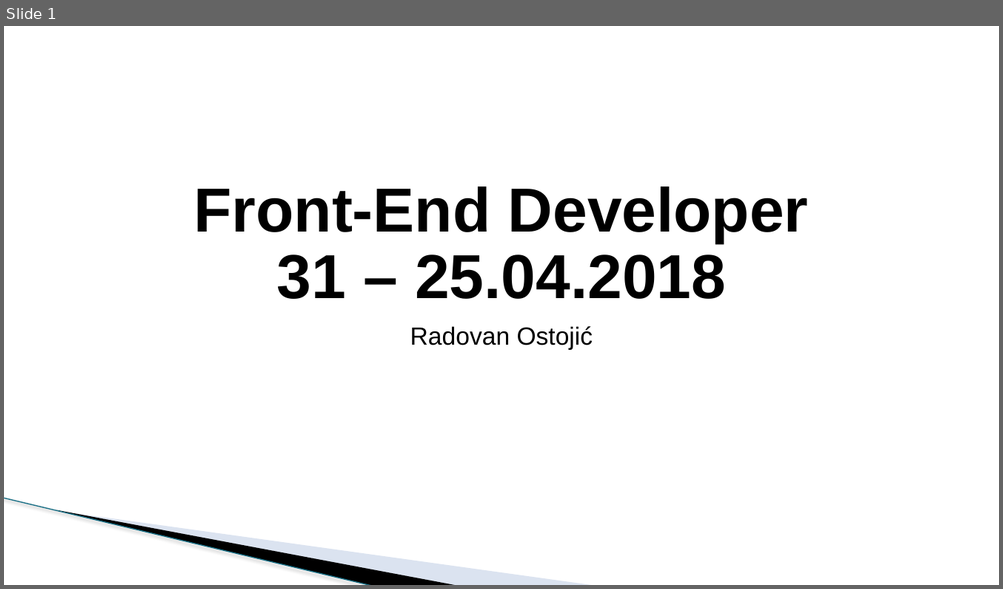
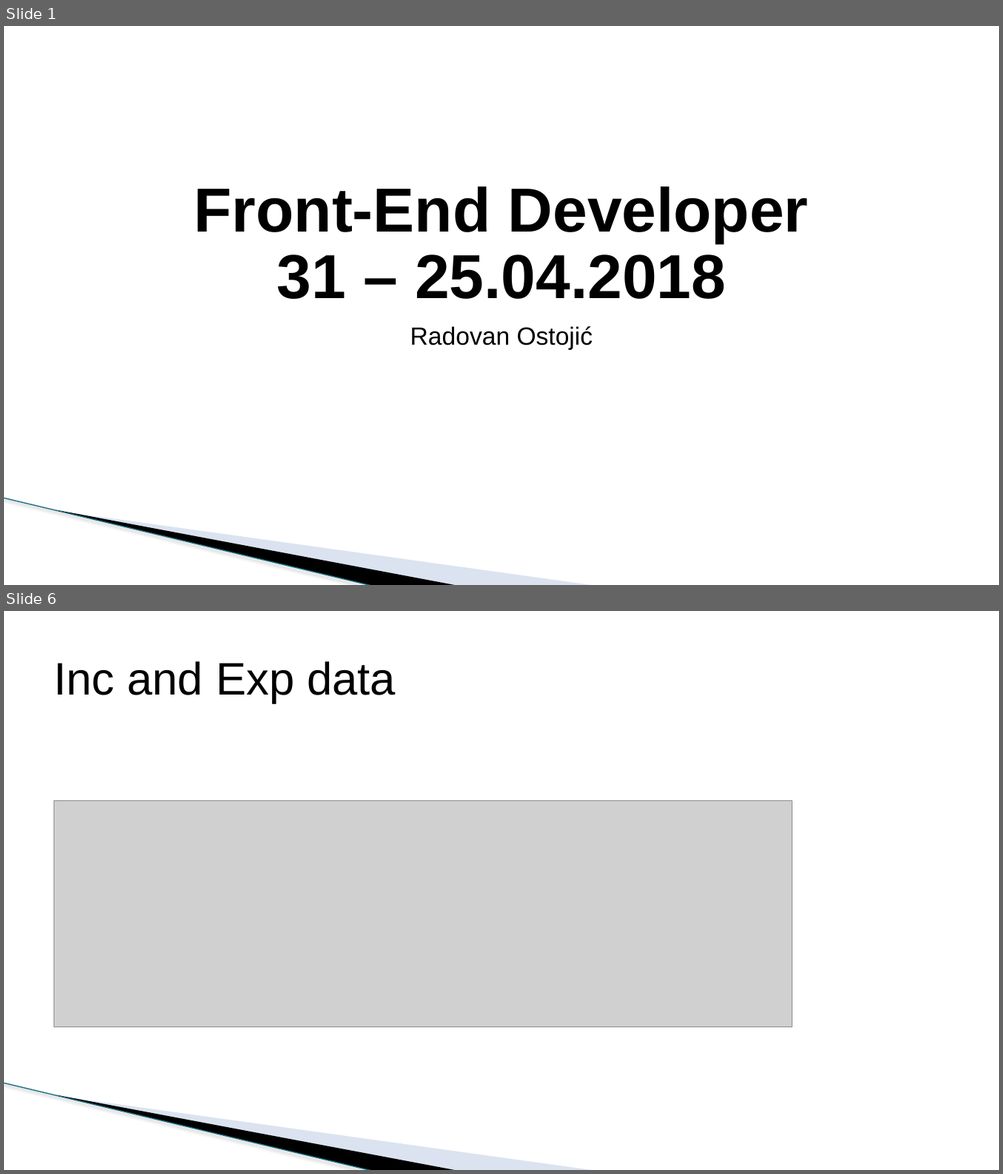
Before and after one commit to todalexcode/kurs-front-end, a slide deck: sesija-31/PPT/Front-End Developer-31.pptx. Shown one above the other, each under a label of ours: slide 1 before the commit, slides 1 and 6 after it; the slides between them are not shown. The pictures are 1003x589 and 1003x1174 pixels, drawn with LibreOffice and Linux fonts; fonts in the diff are those of the drawing; grey boxes stand for pictures; background and template pictures are left out. Boxes give left, top, right and bottom in pixels: in the first picture for what was removed or moved away, otherwise in the second. Text is boxed around its words. In the diff, an @@ line names an element or a change of style, - is before the commit and + after.

```diff
--- a/sesija-31/PPT/Front-End Developer-31.pptx
+++ b/sesija-31/PPT/Front-End Developer-31.pptx
@@ slide 6 added at <box>4,611,999,1170</box>, background #FFFFFF; not listed: 3 template elements that a slide beside it also shows @@
@@ title added at <box>54,661,395,703</box>, 44 pt, text #000000 @@
+Inc and Exp data
@@ picture added at <box>54,801,792,1028</box> @@
```
Also in this commit, not shown: 2 slides changed, 3 other slides added, 1 slide removed, 7 other files.
